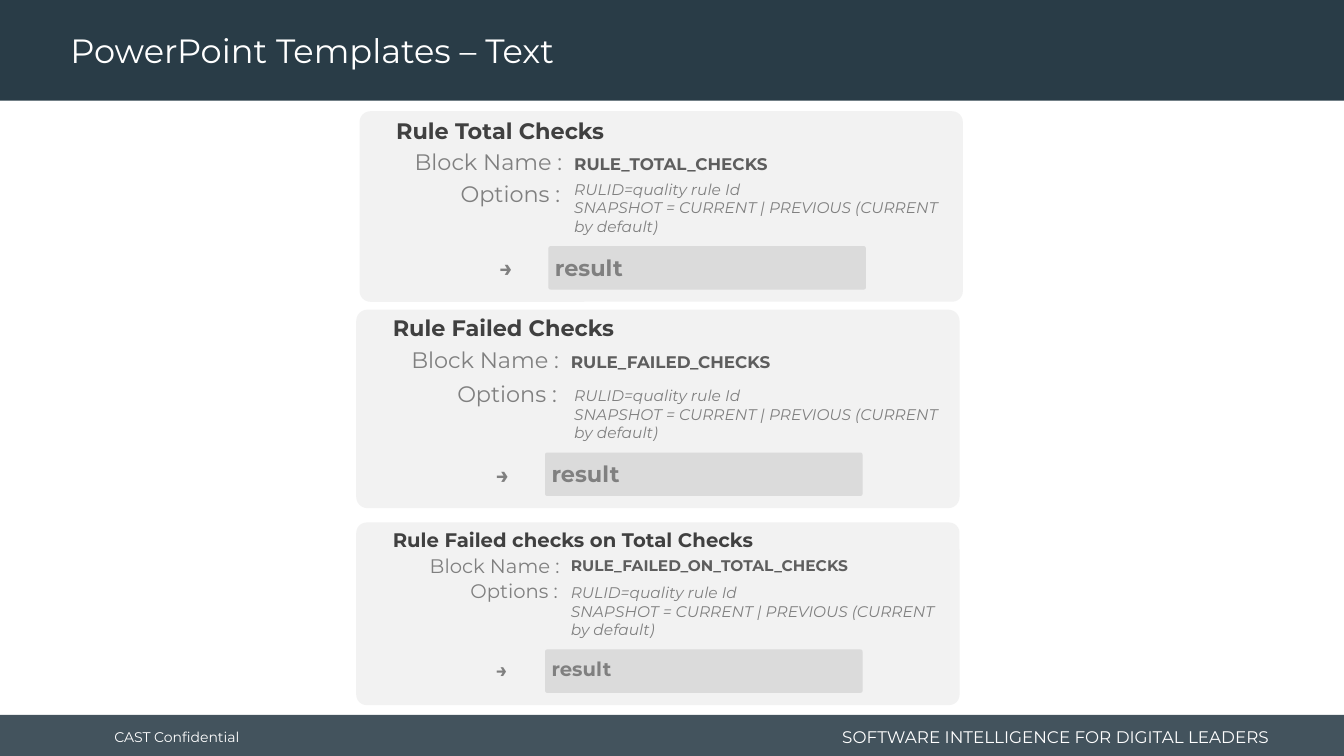
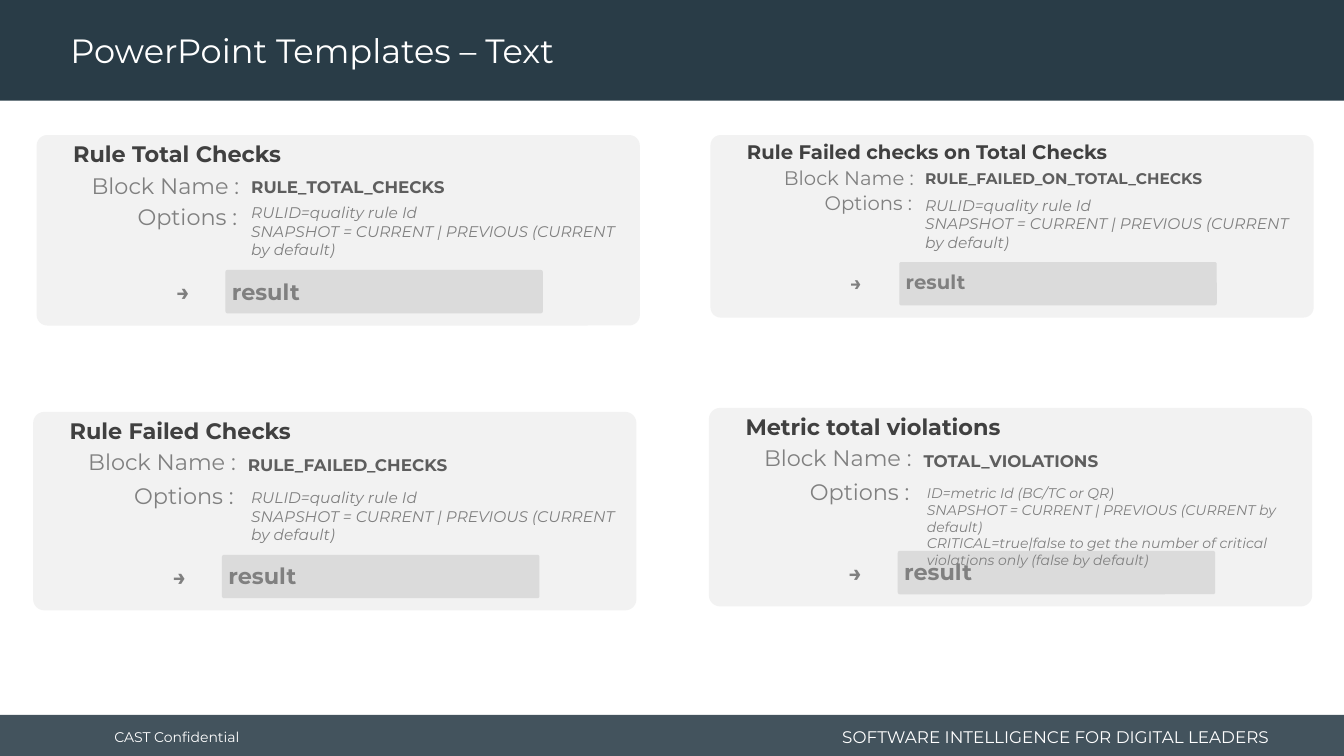
Before and after one commit to CAST-projects/CAST-ReportGenerator, a slide deck: slide 15 of CastReporting.Reporting.Core/Templates/Application/Component library/1- Powerpoint-components-library.pptx. Drawn at 1344x756 pixels with LibreOffice and Linux fonts; fonts in the diff are those of the drawing; background and template pictures are left out. Boxes give left, top, right and bottom in pixels: in the first picture for what was removed or moved away, otherwise in the second. Text is boxed around its words. In the diff, an @@ line names an element or a change of style, - is before the commit and + after.

Commit message:
REPORTGEN-1236: implement new component TOTAL_VIOLATIONS

```diff
--- a/CastReporting.Reporting.Core/Templates/Application/Component library/1- Powerpoint-components-library.pptx
+++ b/CastReporting.Reporting.Core/Templates/Application/Component library/1- Powerpoint-components-library.pptx
@@ 3 texts moved together from (x1=486, y1=560, x2=934, y2=698) to (x1=841, y1=173, x2=1288, y2=310) @@
@@ 4 texts, 2 rounded rectangles moved together from (x1=356, y1=522, x2=959, y2=705) to (x1=711, y1=135, x2=1314, y2=318) @@
@@ 7 texts, 1 rounded rectangle moved together from (x1=360, y1=111, x2=963, y2=301) to (x1=36, y1=135, x2=639, y2=326) @@
@@ rounded rectangle moved from (x1=548, y1=246, x2=866, y2=289) to (x1=226, y1=270, x2=543, y2=314) @@
@@ text "Block Name :" moved from (x1=411, y1=351, x2=549, y2=368) to (x1=88, y1=453, x2=226, y2=470) @@
@@ group added at (x1=709, y1=408, x2=1312, y2=607): 7 texts, 2 rounded rectangles @@
+Metric total violations
+TOTAL_VIOLATIONS
+→
+Block Name :
+Options :
+result
+ID=metric Id (BC/TC or QR)
+SNAPSHOT = CURRENT | PREVIOUS (CURRENT by default)
+CRITICAL=true|false to get the number of critical violations only (false by default)
@@ 4 texts moved together from (x1=457, y1=356, x2=937, y2=500) to (x1=134, y1=459, x2=614, y2=603) @@
@@ text "result" moved from (x1=552, y1=465, x2=620, y2=482) to (x1=228, y1=567, x2=296, y2=584) @@
@@ 2 rounded rectangles, 1 text moved together from (x1=356, y1=310, x2=959, y2=508) to (x1=33, y1=412, x2=636, y2=611) @@
```
Also in this commit, not shown: 4 other files.
